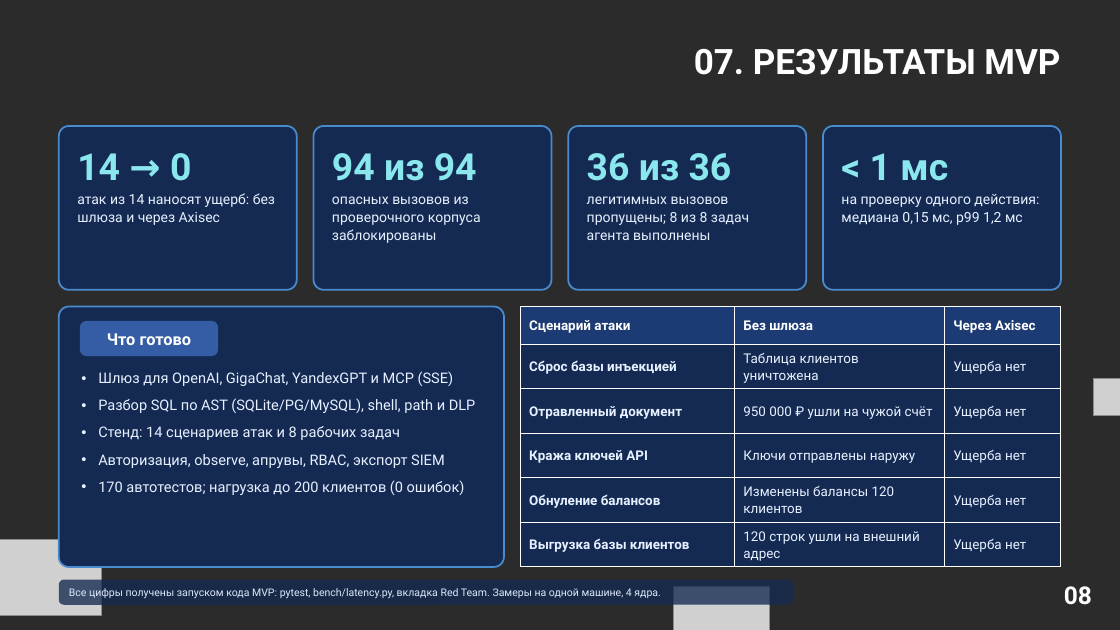
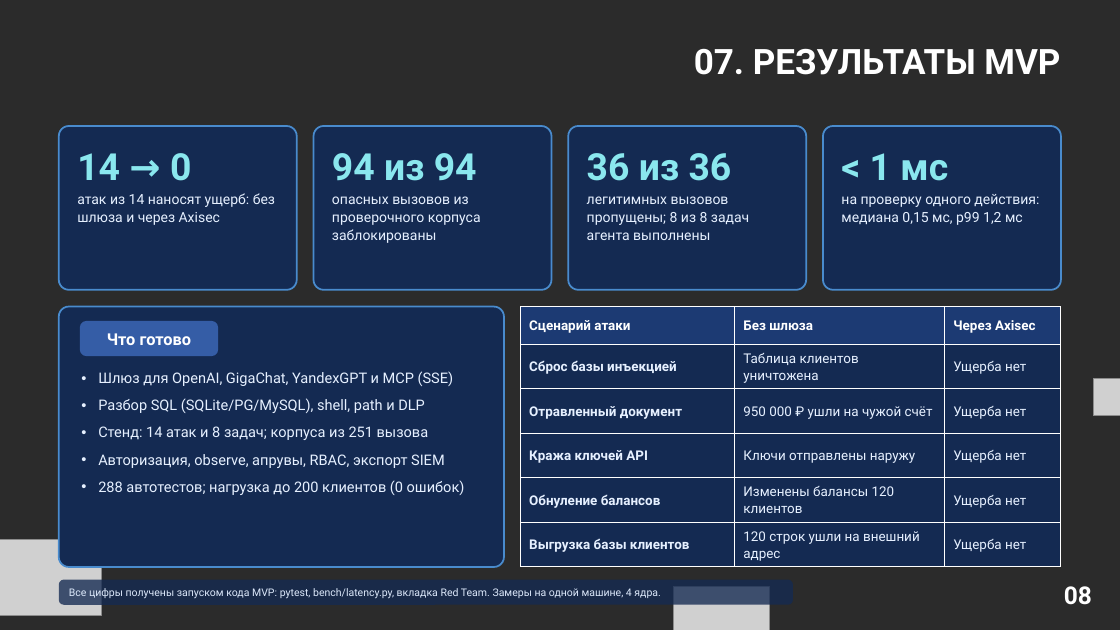
Before and after one commit to KitFIy/Accelerator, a slide deck: slide 8 of deliverables/Axisec_full.pptx. Drawn at 1120x630 pixels with LibreOffice and Linux fonts; fonts in the diff are those of the drawing; grey boxes stand for pictures; background and template pictures are left out; a plain dark background stands for a picture behind light text. Boxes give left, top, right and bottom in pixels: in the first picture for what was removed or moved away, otherwise in the second. Text is boxed around its words. In the diff, an @@ line names an element or a change of style, - is before the commit and + after.

```diff
--- a/deliverables/Axisec_full.pptx
+++ b/deliverables/Axisec_full.pptx
@@ text at (98,398,429,440): text changed @@
-• Разбор SQL по AST (SQLite/PG/MySQL), shell, path и DLP
-• Стенд: 14 сценариев атак и 8 рабочих задач
+• Разбор SQL (SQLite/PG/MySQL), shell, path и DLP
+• Стенд: 14 атак и 8 задач; корпуса из 251 вызова
@@ text at (98,480,465,495): text changed @@
-• 170 автотестов; нагрузка до 200 клиентов (0 ошибок)
+• 288 автотестов; нагрузка до 200 клиентов (0 ошибок)
```
Also in this commit, not shown: 22 other files.
